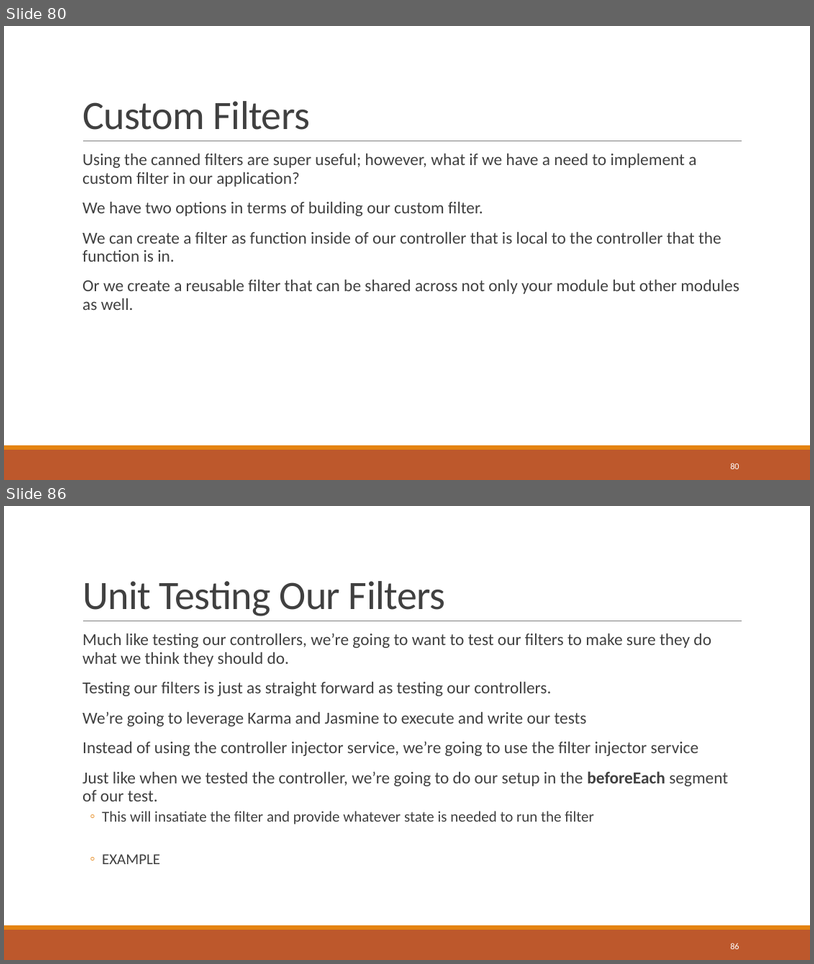
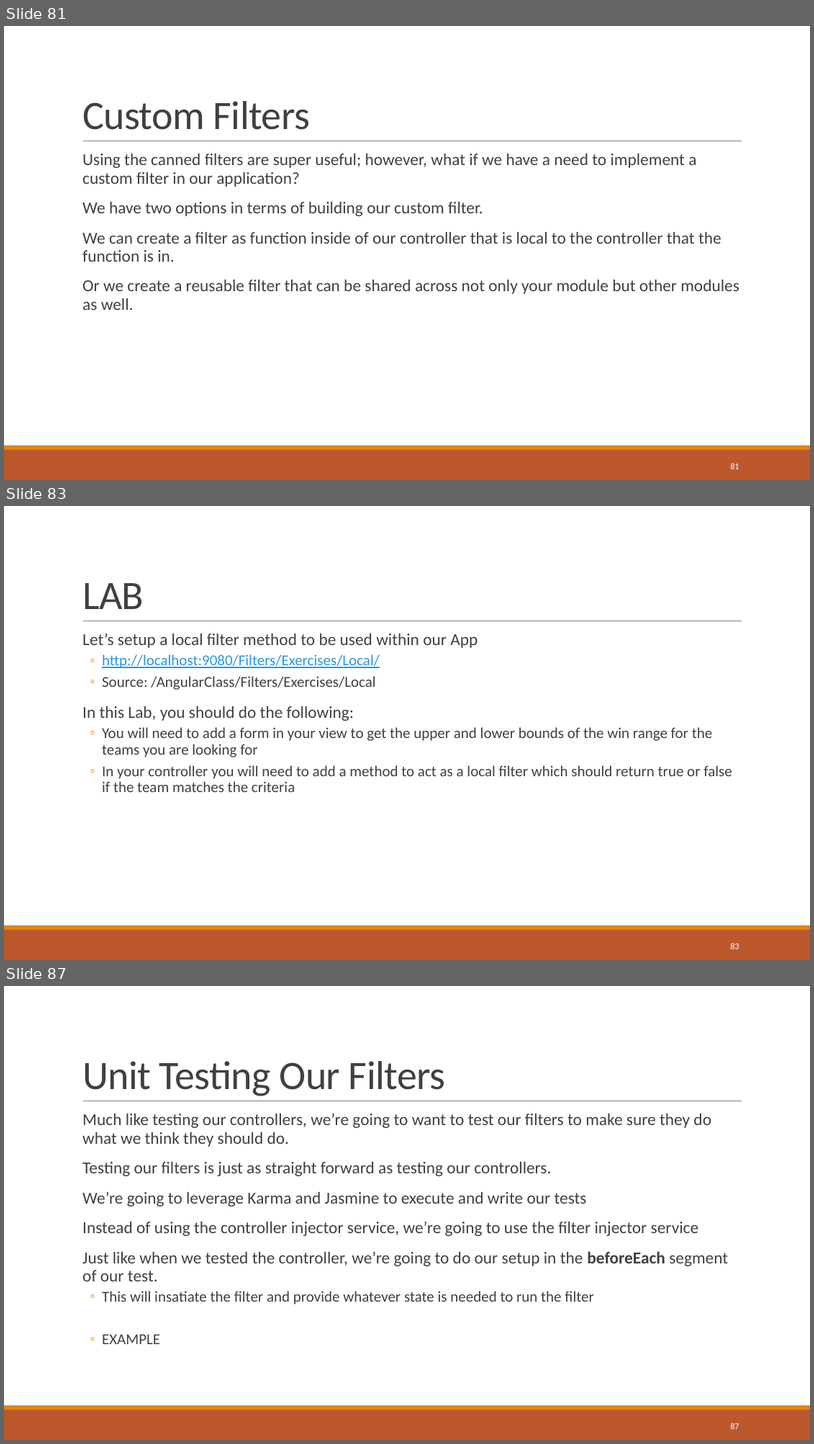
Before and after one commit to sbechtold/angularjs, a slide deck: materials/AngularJS.pptx. Shown one above the other, each under a label of ours: slides 80 and 86 before the commit, slides 81, 83 and 87 after it; the slides between them are not shown. The pictures are 814x964 and 814x1444 pixels, drawn with LibreOffice and Linux fonts; fonts in the diff are those of the drawing. Boxes give left, top, right and bottom in pixels: in the first picture for what was removed or moved away, otherwise in the second. Text is boxed around its words. In the diff, an @@ line names an element or a change of style, - is before the commit and + after.

```diff
--- a/materials/AngularJS.pptx
+++ b/materials/AngularJS.pptx
@@ slide 83 added at bbox=[4, 506, 810, 960], background #FFFFFF; not listed: 3 template elements that a slide beside it also shows @@
@@ title added at bbox=[82, 583, 144, 609], 48 pt, text #404040 @@
+LAB
@@ text added at bbox=[82, 633, 733, 792], 18 pt, text #404040 @@
+  Let’s setup a local filter method to be used within our App
+  ◦ http://localhost:9080/Filters/Exercises/Local/
+  ◦ Source: /AngularClass/Filters/Exercises/Local
+  In this Lab, you should do the following:
+  ◦ You will need to add a form in your view to get the upper and lower bounds of the win range for the teams you are looking for
+  ◦ In your controller you will need to add a method to act as a local filter which should return true or false if the team matches the criteria
@@ page number added at bbox=[730, 942, 739, 949], 10.5 pt, text #FFFFFF @@
+83
@@ what was slide 80 is now slide 81 @@
@@ page number at bbox=[730, 462, 739, 469]: text changed @@
-80
+81
@@ what was slide 86 is now slide 87 @@
@@ page number at bbox=[730, 1422, 739, 1429]: text changed @@
-86
+87
```
Also in this commit, not shown: 7 slides changed, 2 other slides added, 2 slides removed, 22 other files.
